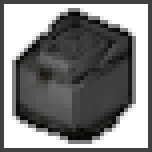
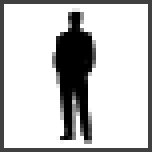
Before/after of a 152 × 152 layered artwork. What changed in the layer stack:
added group "Crew" with 1 layers above "Generic" over [44, 8, 104, 144]
added layer "Layer 30" (multiply) in group "Crew" over [44, 8, 104, 144]
moved "Layer 29" into group "Generic" over [16, 12, 132, 140]
